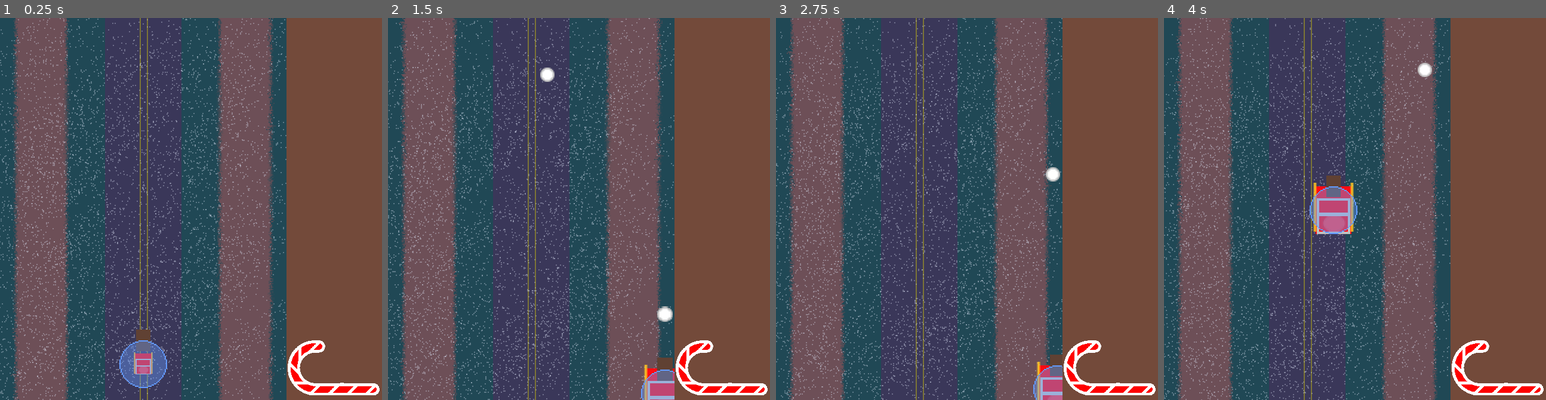
Above: before the commit, frames 1-4 (left to right).
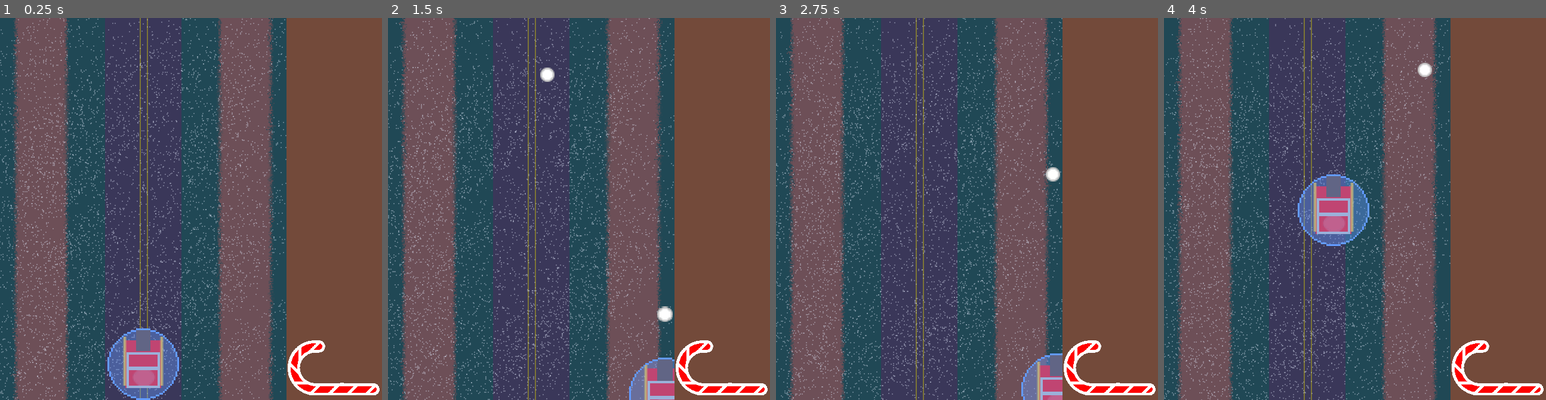
Above: after the commit, the same moments.

Repository: Zoidmania/gdex-2023-winter
Game: Godot game, scene res://stages/stage_north_america.tscn
Two runs of this game, one before a commit and one after it. Both use one fixed random seed, a clock stepped at 60 frames per second and the inputs below. The engine's default icon, where the game draws it, is replaced by a stand-in: a white triangle on a blue panel in a dark square.
Inputs:
- Up to frame 1 (0.25 s): no input
- Up to frame 2 (1.5 s): hold Right (santa_move_right) 0.53-1.28 s; tap Space (santa_shoot) at 0.6, 1.35 s; hold Down (santa_move_down) from 1.28 s (still down)
- Up to frame 3 (2.75 s): release Down (santa_move_down) at 2.03 s; hold Right (santa_move_right) from 2.03 s (still down); tap Space (santa_shoot) at 2.1 s
- Up to frame 4 (4 s): release Right (santa_move_right) at 2.78 s; hold Up (santa_move_up) 2.78-3.53 s; tap Space (santa_shoot) at 2.85, 3.6 s; hold Left (santa_move_left) from 3.53 s (still down)

The runs differ from the first frame. In frame 1, 2.5% of the frame differs, in the area x 28-47%, y 81-100%; in frame 2, 0.6%; in frame 3, 0.6%; in frame 4, 1.6%.

Commit message:
fix sleigh size

Diff:
--- a/src/player/sleigh.tscn
+++ b/src/player/sleigh.tscn
@@ -26,7 +26,6 @@
 
 [node name="SleighSprite" type="Sprite2D" parent="."]
 position = Vector2(9.53674e-07, 0)
-scale = Vector2(0.458333, 0.4375)
 texture = ExtResource("2_m5w7w")
 
 [node name="WeaponMount" type="Marker2D" parent="."]
@@ -82,3 +81,4 @@
 scene = ExtResource("13_oytdb")
 
 [node name="Shield" parent="." instance=ExtResource("15_xh5xk")]
+scale = Vector2(1.5, 1.5)
